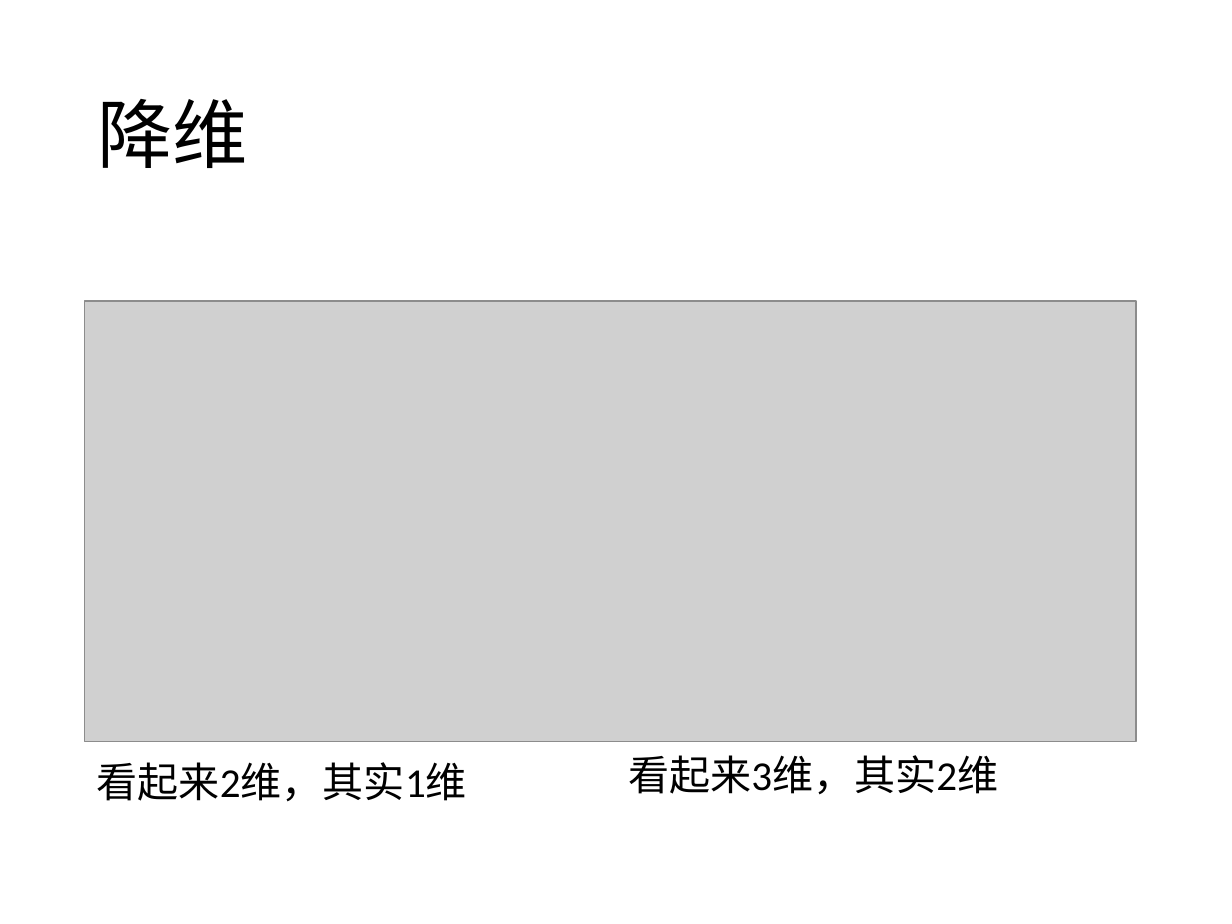
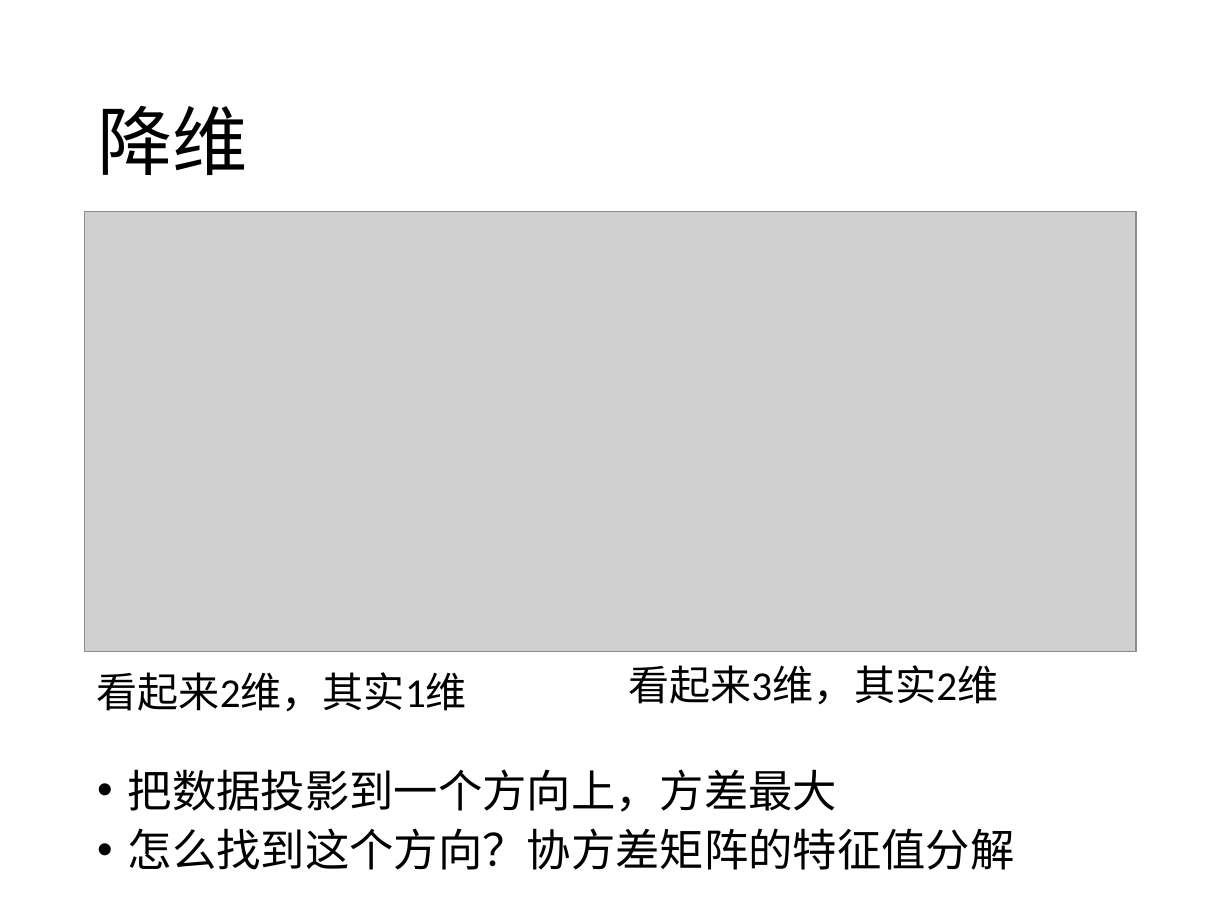
Before and after one commit to yishuai/bigalgo, a slide deck: slide 6 of ppt/13-pca.pptx. Drawn at 1232x924 pixels with LibreOffice and Linux fonts; fonts in the diff are those of the drawing; grey boxes stand for pictures. Boxes give left, top, right and bottom in pixels: in the first picture for what was removed or moved away, otherwise in the second. Text is boxed around its words. In the diff, an @@ line names an element or a change of style, - is before the commit and + after.

```diff
--- a/ppt/13-pca.pptx
+++ b/ppt/13-pca.pptx
@@ title "降维": place and size @@
-title "降维" at (97,99,248,168)
+title "降维" at (97,106,248,175)
@@ 2 texts, 1 picture: place and size @@
-2 texts, 1 picture at (85,301,1136,802)
+2 texts, 1 picture at (85,211,1136,712)
@@ text added at (128,769,1015,870), 25.9 pt, text #000000 @@
+• 把数据投影到一个方向上，方差最大
+• 怎么找到这个方向？协方差矩阵的特征值分解
```
Also in this commit, not shown: 3 other slides changed, 16 slides added, 4 slides removed, 8 other files.
